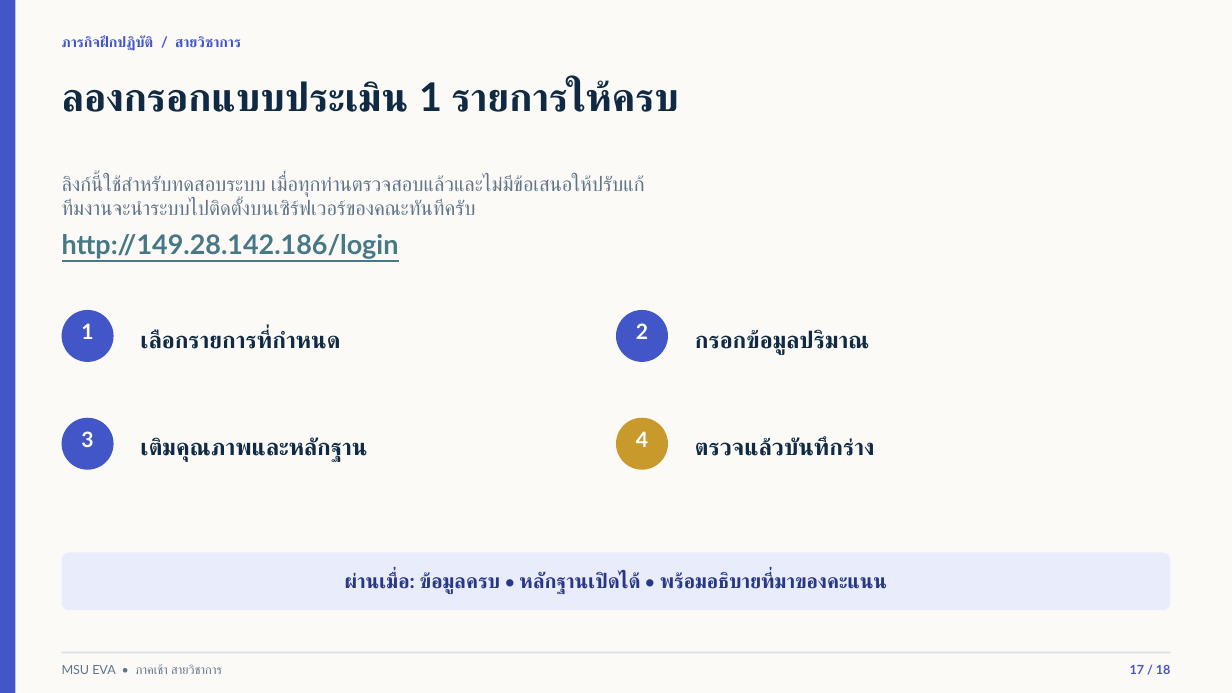
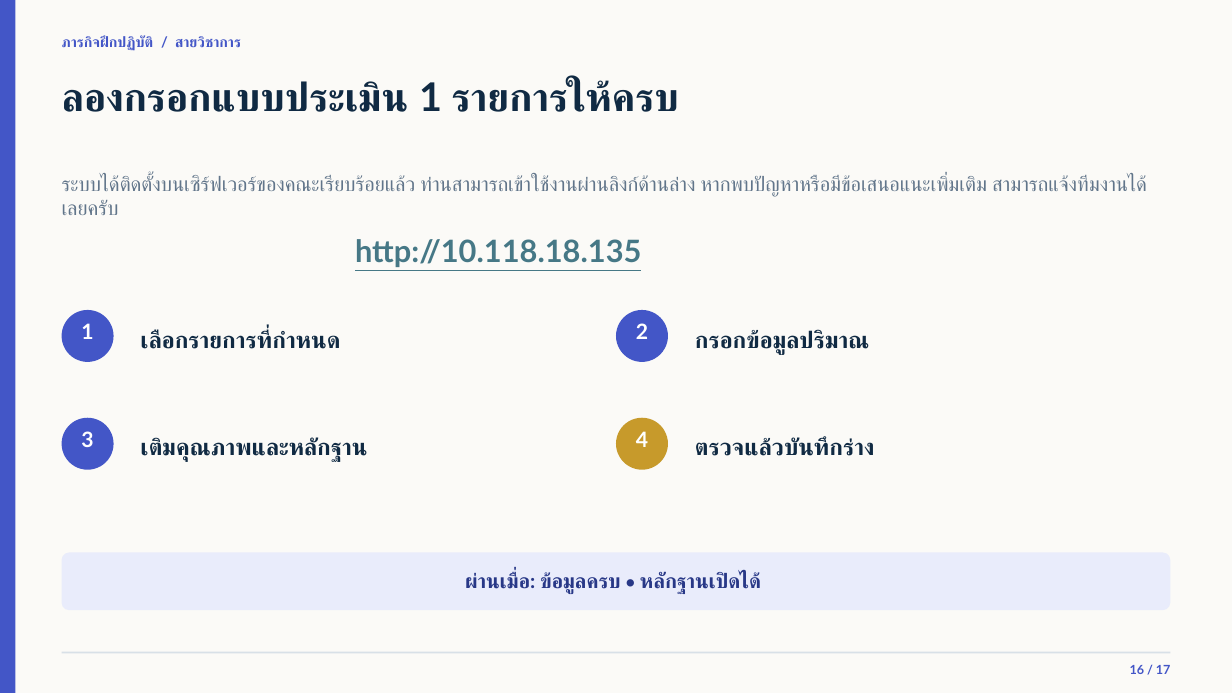
Before and after one commit to issenkku/issenkku-msu_eva-pass2, a slide deck: slide 16 of docs/MSU-EVA-อบรมสายวิชาการ-ฉบับวิทยากร.pptx (slide 17 before the commit). Drawn at 1232x693 pixels with LibreOffice and Linux fonts; fonts in the diff are those of the drawing; background and template pictures are left out. Boxes give left, top, right and bottom in pixels: in the first picture for what was removed or moved away, otherwise in the second. Text is boxed around its words. In the diff, an @@ line names an element or a change of style, - is before the commit and + after.

```diff
--- a/docs/MSU-EVA-อบรมสายวิชาการ-ฉบับวิทยากร.pptx
+++ b/docs/MSU-EVA-อบรมสายวิชาการ-ฉบับวิทยากร.pptx
@@ text at (62,175,1147,215): text changed @@
-ลิงก์นี้ใช้สำหรับทดสอบระบบ เมื่อทุกท่านตรวจสอบแล้วและไม่มีข้อเสนอให้ปรับแก้
-ทีมงานจะนำระบบไปติดตั้งบนเซิร์ฟเวอร์ของคณะทันทีครับ
+ระบบได้ติดตั้งบนเซิร์ฟเวอร์ของคณะเรียบร้อยแล้ว ท่านสามารถเข้าใช้งานผ่านลิงก์ด้านล่าง หากพบปัญหาหรือมีข้อเสนอแนะเพิ่มเติม สามารถแจ้งทีมงานได้เลยครับ
@@ text at (355,239,641,267): text changed; size 21 to 24 pt @@
-http://149.28.142.186/login
+http://10.118.18.135
@@ text at (465,572,759,594): text changed @@
-ผ่านเมื่อ: ข้อมูลครบ • หลักฐานเปิดได้ • พร้อมอธิบายที่มาของคะแนน
+ผ่านเมื่อ: ข้อมูลครบ • หลักฐานเปิดได้
@@ text removed at (62,664,222,674) @@
-MSU EVA • ภาคเช้า สายวิชาการ
@@ text at (1130,665,1171,674): text changed @@
-17 / 18
+16 / 17
```
Also in this commit, not shown: 15 other slides changed, 1 slide added, 2 slides removed, 8 other files.
